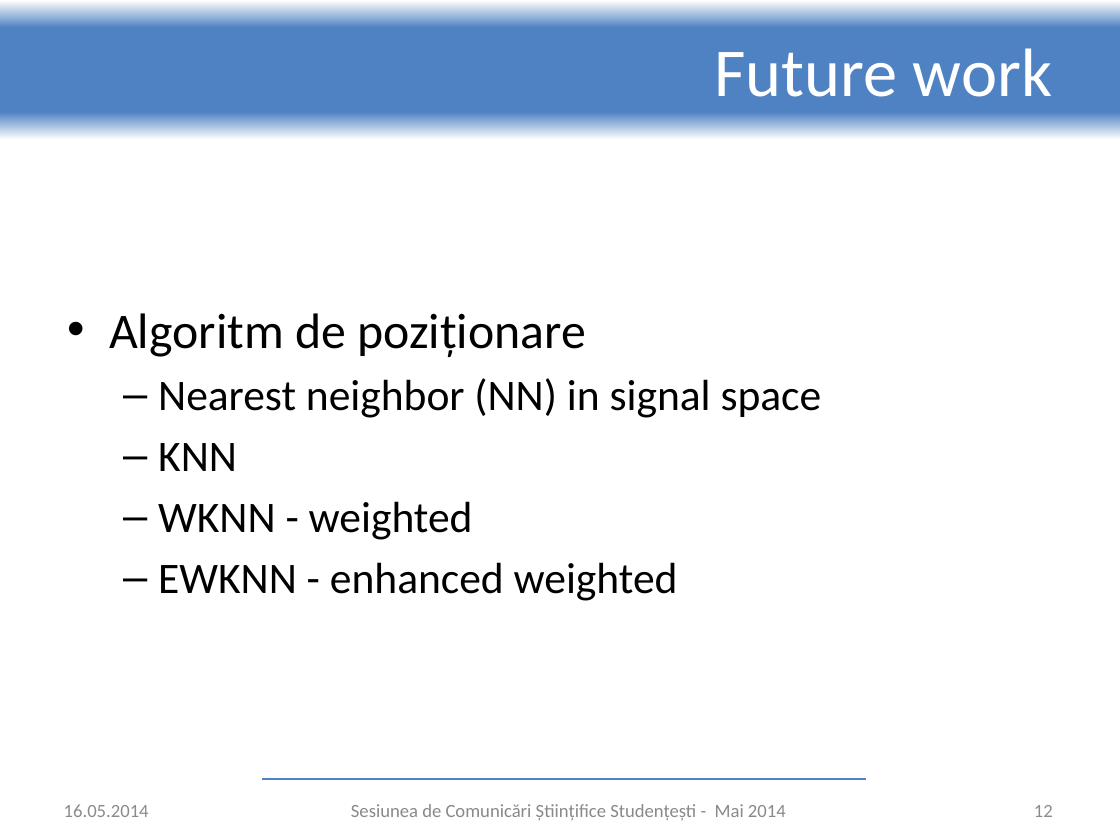
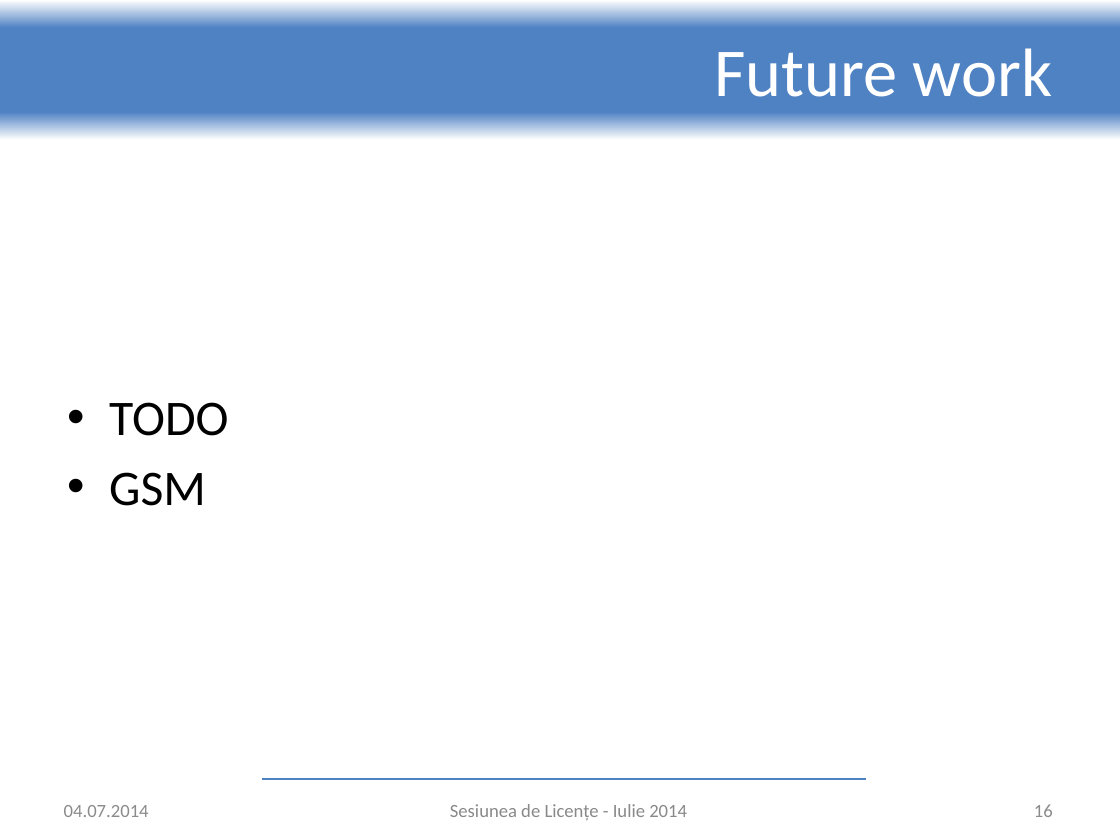
Before and after one commit to adrian-nicolau/radar, a slide deck: slide 16 of presentation.pptx (slide 12 before the commit). Drawn at 1120x840 pixels with LibreOffice and Linux fonts; fonts in the diff are those of the drawing; background and template pictures are left out. Boxes give left, top, right and bottom in pixels: in the first picture for what was removed or moved away, otherwise in the second. Text is boxed around its words. In the diff, an @@ line names an element or a change of style, - is before the commit and + after.

```diff
--- a/presentation.pptx
+++ b/presentation.pptx
@@ text at (x1=109, y1=402, x2=228, y2=506): text changed; size 28 to 32 pt @@
-• Algoritm de poziționare
-  – Nearest neighbor (NN) in signal space
-  – KNN
-  – WKNN - weighted
-  – EWKNN - enhanced weighted
+• TODO
+• GSM
@@ text at (x1=64, y1=805, x2=149, y2=817): text changed @@
-16.05.2014
+04.07.2014
@@ text at (x1=450, y1=804, x2=687, y2=820): text changed @@
-Sesiunea de Comunicări Științifice Studențești - Mai 2014
+Sesiunea de Licențe - Iulie 2014
@@ page number at (x1=1034, y1=804, x2=1053, y2=817): text changed @@
-12
+16
```
Also in this commit, not shown: 11 other slides changed, 5 slides added, 1 slide removed.
